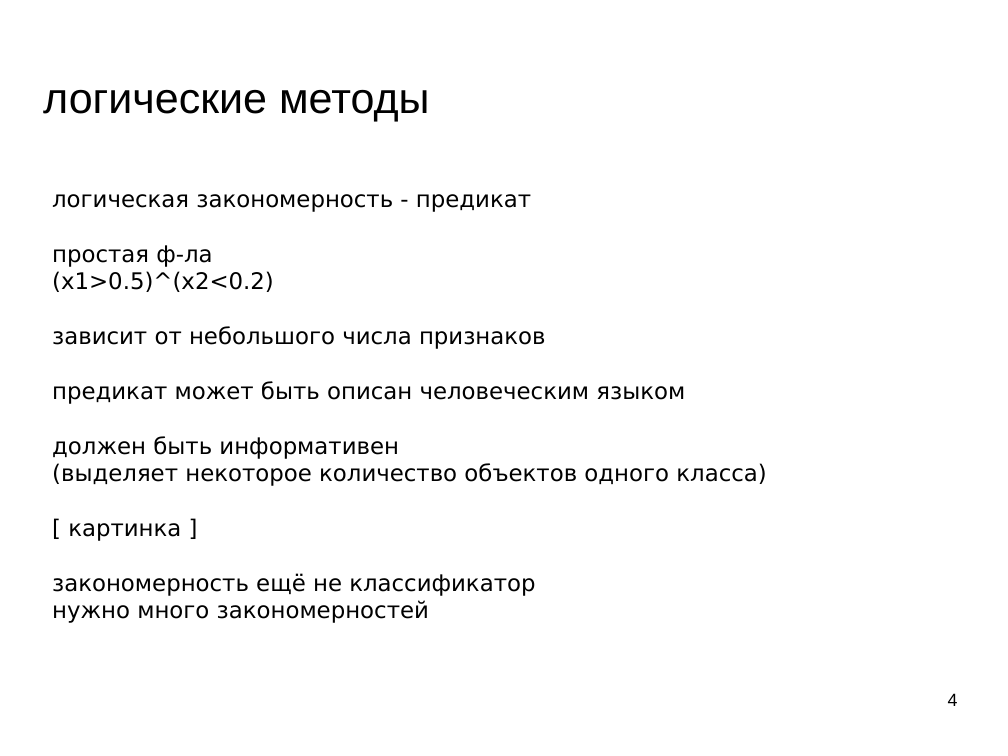
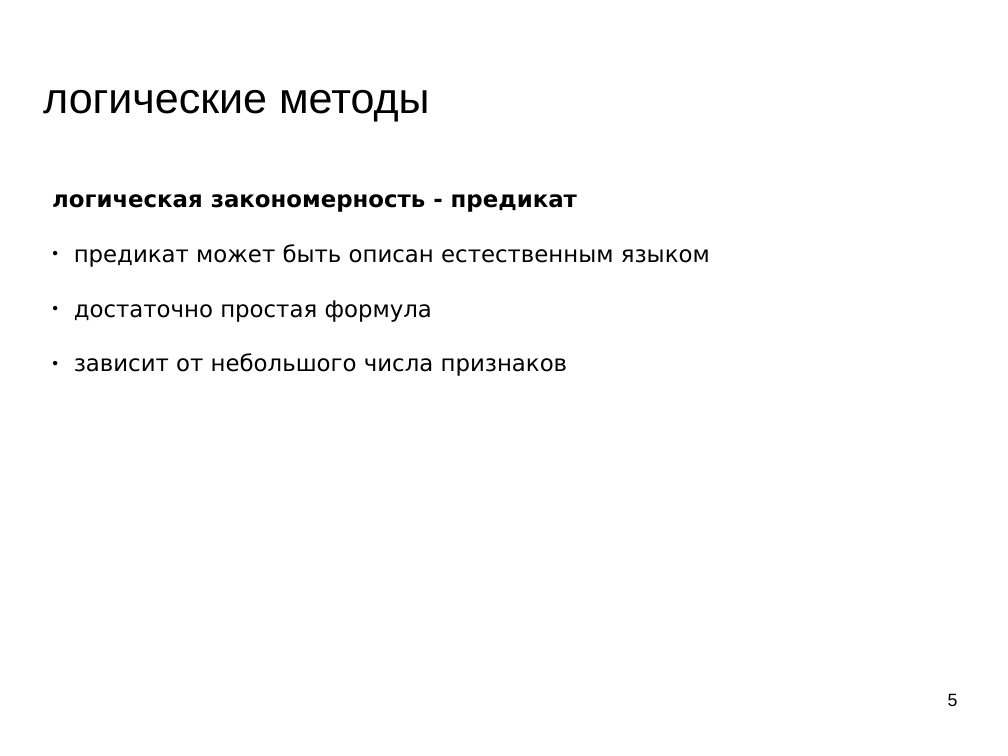
Before and after one commit to mechanoid5/ml_lectorium_legacy, a slide deck: slide 5 of 08-logical.odp (slide 4 before the commit). Drawn at 1008x756 pixels with LibreOffice and Linux fonts; fonts in the diff are those of the drawing; background and template pictures are left out. Boxes give left, top, right and bottom in pixels: in the first picture for what was removed or moved away, otherwise in the second. Text is boxed around its words. In the diff, an @@ line names an element or a change of style, - is before the commit and + after.

```diff
--- a/08-logical.odp
+++ b/08-logical.odp
@@ text removed at bbox=[52, 194, 766, 623] @@
-логическая закономерность - предикат
-простая ф-ла
-(х1>0.5)^(x2<0.2)
-зависит от небольшого числа признаков
-предикат может быть описан человеческим языком
-должен быть информативен
-(выделяет некоторое количество объектов одного класса)
-[ картинка ]
-закономерность ещё не классификатор
-нужно много закономерностей
@@ text added at bbox=[52, 194, 710, 376], 18 pt, text #000000 @@
+логическая закономерность - предикат
+● предикат может быть описан естественным языком
+● достаточно простая формула
+● зависит от небольшого числа признаков
@@ page number at bbox=[948, 693, 958, 706]: text changed @@
-4
+5
```
Also in this commit, not shown: 9 other slides changed, 21 slides added, 6 other files.
